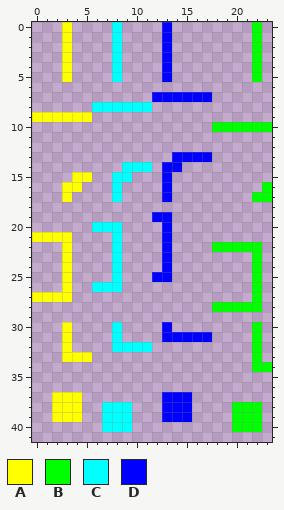
One commit to this pixel-art sprite: resources/wires.png. The first picture shows the starting point.
The file is 24x42 pixels.
Palette (. is transparent): A #ffff00  B #00ff00  C #00ffff  D #0000ff
Pixels before, first column x 0:
 0 ...A....C....D........B.
 1 ...A....C....D........B.
 2 ...A....C....D........B.
 3 ...A....C....D........B.
 4 ...A....C....D........B.
 5 ...A....C....D........B.
 6 ........................
 7 ............DDDDDD......
 8 ......CCCCCC............
 9 AAAAAA..................
10 ..................BBBBBB
11 ........................
12 ........................
13 ..............DDDD......
14 .........CCC.DD.........
15 ....AA..CC...D..........
16 ...AA...C....D.........B
17 ...A....C....D........BB
18 ........................
19 ............DD..........
20 ......CCC....D..........
21 AAAA....C....D..........
22 ...A....C....D....BBBBB.
23 ...A....C....D........B.
24 ...A....C....D........B.
25 ...A....C...DD........B.
26 ...A..CCC.............B.
27 AAAA..................B.
28 ..................BBBBB.
29 ........................
30 ...A....C....D........B.
31 ...A....C....DDDDD....B.
32 ...A....CCCC..........B.
33 ...AAA................B.
34 ......................BB
35 ........................
36 ........................
37 ..AAA........DDD........
38 ..AAA..CCC...DDD....BBB.
39 ..AAA..CCC...DDD....BBB.
40 .......CCC..........BBB.
The result:
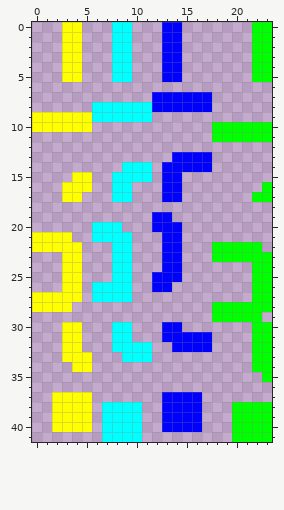
The author wrote: Thicken wires and improve colors
Changes in this commit:
Changed rows in their new state; - is an unchanged pixel.
first column x 0:
 0 ----A----C----D--------B
 1 ----A----C----D--------B
 2 ----A----C----D--------B
 3 ----A----C----D--------B
 4 ----A----C----D--------B
 5 ----A----C----D--------B
 8 ------------DDDDDD------
 9 ------CCCCCC------------
10 AAAAAA------------------
11 ------------------BBBBBB
14 ---------------DDD------
15 ----------CC--D---------
16 -----A---C----D---------
17 ----A----C----D---------
20 ------------D-D---------
21 ------CC-C----D---------
22 AAA-A----C----D---------
23 ----A----C----D---BBBB-B
24 ----A----C----D--------B
25 ----A----C----D--------B
26 ----A----C--DD---------B
27 ----A-CCCC-------------B
28 AAAA-------------------B
29 ------------------BBBBB-
30 ----A----C----D--------B
31 ----A----C-------------B
32 ----A---------DDDD-----B
33 ---------CCC-----------B
34 ----AA------------------
35 -----------------------B
37 -----A----------D-------
38 -----A----C-----D------B
39 -----A----C-----D------B
40 --AAAA----C--DDDD------B
41 -------CCCC---------BBBB
Boxes around the changes in both pictures, in picture pixels (x1, y1, x2, y2):
added: (32, 22, 272, 442)
